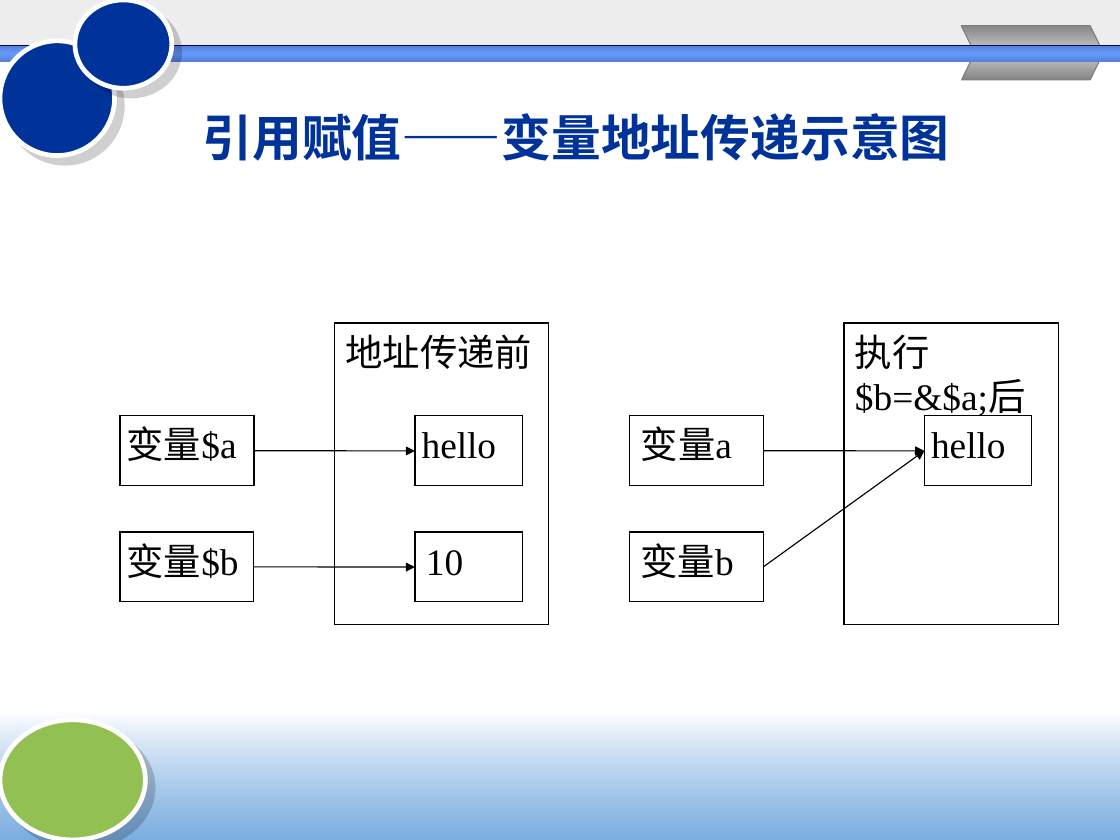
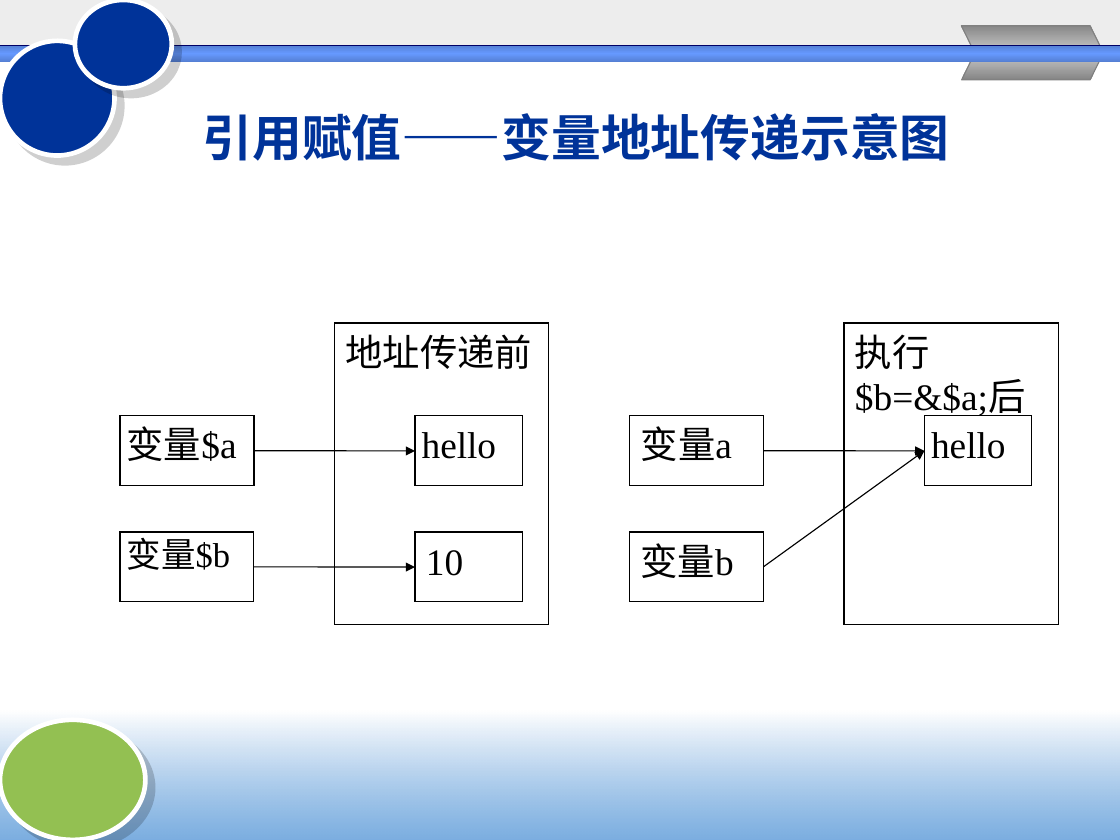
Before and after one commit to Chencao0928/Web-, a slide deck: slide 25 of chapter3/3PHP基础.ppt. Drawn at 1120x840 pixels with LibreOffice and Linux fonts; fonts in the diff are those of the drawing; background and template pictures are left out. Boxes give left, top, right and bottom in pixels: in the first picture for what was removed or moved away, otherwise in the second. Text is boxed around its words. In the diff, an @@ line names an element or a change of style, - is before the commit and + after.

```diff
--- a/chapter3/3PHP基础.ppt
+++ b/chapter3/3PHP基础.ppt
@@ rectangle "变量$b" at [120, 532, 254, 601]: size 24 to 22.2 pt; line spacing 1 to 0.9 @@
```
Also in this commit, not shown: 8 other slides changed, 1 other file.
